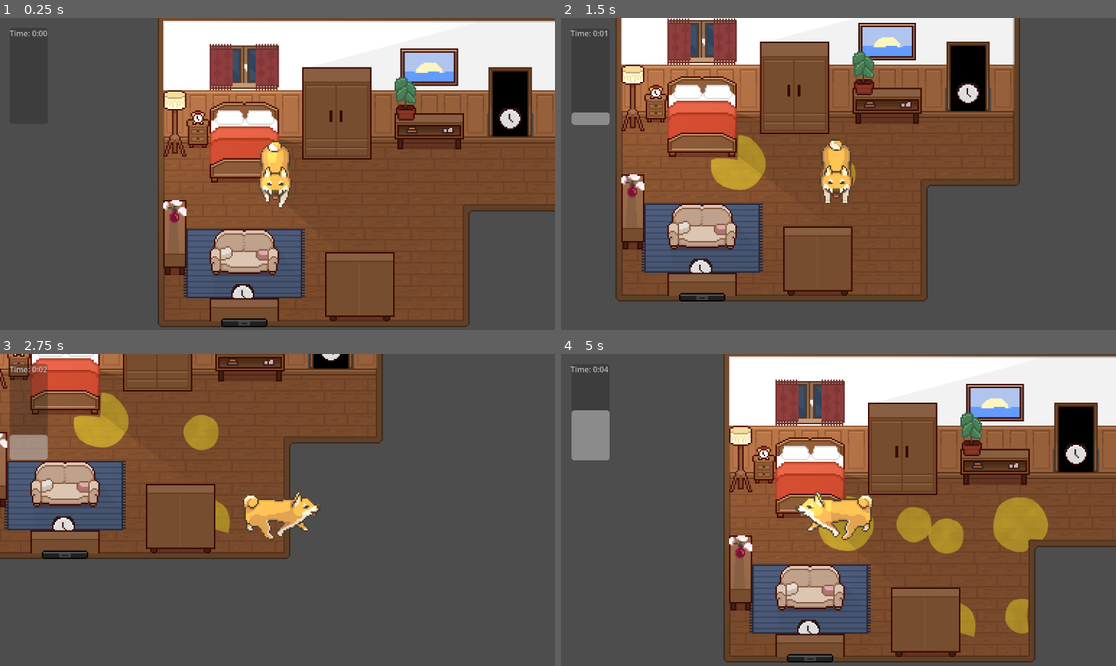
Above: before the commit, frames 1-4 (two rows, left to right).
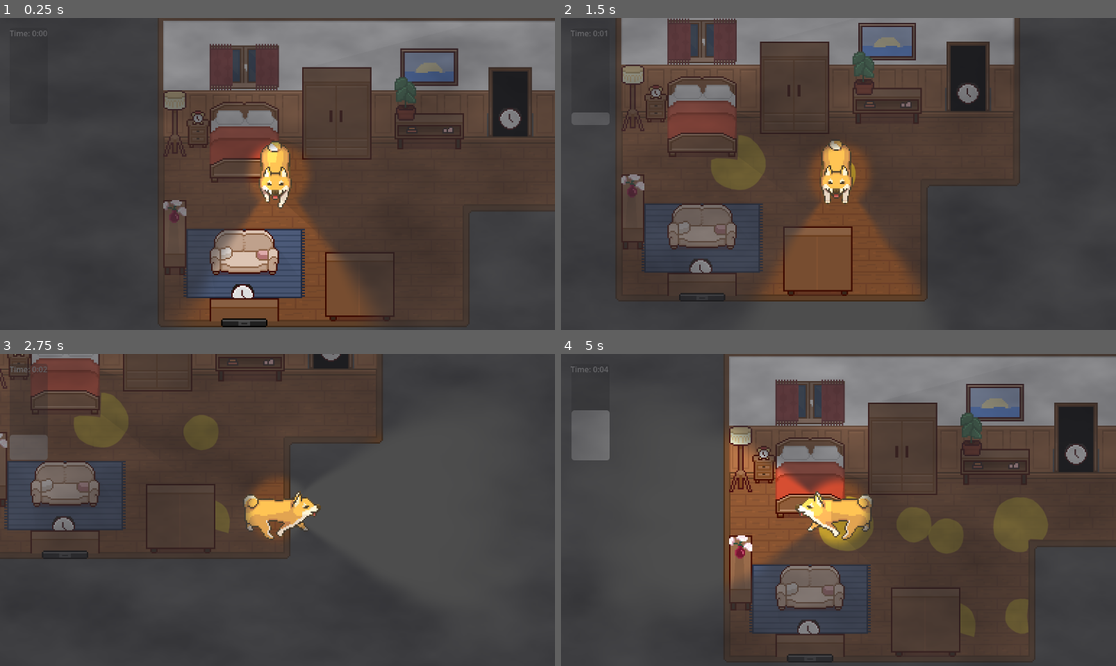
Above: after the commit, the same moments.

Repository: ethantheb/jammers
Game: Godot game, scene res://scenes/bedroom.tscn
Two runs of this game, one before a commit and one after it. Both use one fixed random seed, a clock stepped at 60 frames per second and the inputs below.
Inputs:
- Up to frame 1 (0.25 s): no input
- Up to frame 2 (1.5 s): tap Enter at 0.5 s; hold Right (ui_right) 0.53-1.28 s; hold Q 0.53-1.28 s; hold Down (ui_down) from 1.28 s (still down); tap Q at 1.35 s
- Up to frame 3 (2.75 s): release Down (ui_down) at 2.03 s; hold Right (ui_right) from 2.03 s (still down); hold Q from 2.03 s (still down)
- Up to frame 4 (5 s): release Right (ui_right) at 2.78 s; release Q at 2.78 s; hold Up (ui_up) 2.78-3.53 s; tap Q at 2.85, 4.35 s; hold Q 3.53-4.28 s; hold Left (ui_left) from 3.53 s (still down)

The runs differ from the first frame. In frame 1, 52% of the frame differs, in the area x 1-100%, y 0-99%; in frame 2, 49%; in frame 3, 35%; in frame 4, 55%.

Commit message:
feat(levels): wire fog overlay into bedroom kitchen and test level

Diff:
--- a/scenes/bedroom.tscn
+++ b/scenes/bedroom.tscn
@@ -1,23 +1,24 @@
 [gd_scene format=4 uid="uid://d2ffgu2eh308e"]
 
-[ext_resource type="Texture2D" uid="uid://c387qmb71ieat" path="res://assets/light_smallDistortion.png" id="1_4wfg3"]
-[ext_resource type="AudioStream" uid="uid://cwvtjj7l6ucal" path="res://assets/bgm/Troubadeck 12 Good King.ogg" id="1_mk2nf"]
-[ext_resource type="Texture2D" uid="uid://cpdcm5swaciky" path="res://assets/tilesets/pixelinterior_BA_v1.0/cabinets_BA.png" id="2_mk2nf"]
-[ext_resource type="Texture2D" uid="uid://di1hcof8mgl7s" path="res://assets/tilesets/pixelinterior_BA_v1.0/fixtures_BA.png" id="3_cixf6"]
-[ext_resource type="Texture2D" uid="uid://kkinjviu5xgu" path="res://assets/tilesets/pixelinterior_LRK_v1.1/kitchen_LRK.png" id="4_bd3ru"]
-[ext_resource type="Texture2D" uid="uid://12cmunolsy8v" path="res://assets/tilesets/pixelinterior_LRK_v1.1/livingroom_LRK.png" id="5_cs7aj"]
-[ext_resource type="Texture2D" uid="uid://btclnrphkfiue" path="res://assets/tilesets/pixelinterior_BA_v1.0/textiles_BA.png" id="6_43jao"]
-[ext_resource type="Texture2D" uid="uid://7h5e7r1c0olu" path="res://assets/tilesets/pixelinterior_BR_v1.1/beds_BR.png" id="7_qquio"]
-[ext_resource type="Texture2D" uid="uid://drrcbdmj5r76o" path="res://assets/tilesets/pixelinterior_BR_v1.1/decorations_BR.png" id="8_wlwc7"]
-[ext_resource type="Texture2D" uid="uid://cmhmc6v30phl3" path="res://assets/tilesets/pixelinterior_BR_v1.1/wardrobes_BR.png" id="9_0wemr"]
-[ext_resource type="Texture2D" uid="uid://b881wcq3dic04" path="res://assets/tilesets/pixelinterior_LRK_v1.1/cabinets_LRK.png" id="10_u8wxw"]
-[ext_resource type="Texture2D" uid="uid://dturbh06y70ef" path="res://assets/tilesets/pixelinterior_LRK_v1.1/decorations_LRK.png" id="11_ls8op"]
-[ext_resource type="Texture2D" uid="uid://da4vlv1ut5fln" path="res://assets/tilesets/pixelinterior_LRK_v1.1/doorswindowsstairs_LRK.png" id="12_qw8ek"]
-[ext_resource type="Texture2D" uid="uid://du3c1b00khu3e" path="res://assets/tilesets/pixelinterior_LRK_v1.1/floorswalls_LRK.png" id="13_qbrme"]
+[ext_resource type="Texture2D" uid="uid://c8k4d3bvfojgu" path="res://assets/light_smallDistortion.png" id="1_4wfg3"]
+[ext_resource type="AudioStream" uid="uid://b7gds3iyyjqxa" path="res://assets/bgm/Troubadeck 12 Good King.ogg" id="1_mk2nf"]
+[ext_resource type="Texture2D" uid="uid://d0g7pyywc36m4" path="res://assets/tilesets/pixelinterior_BA_v1.0/cabinets_BA.png" id="2_mk2nf"]
+[ext_resource type="Texture2D" uid="uid://cgtcw7xvdpbuk" path="res://assets/tilesets/pixelinterior_BA_v1.0/fixtures_BA.png" id="3_cixf6"]
+[ext_resource type="Texture2D" uid="uid://camf0d0ggiop4" path="res://assets/tilesets/pixelinterior_LRK_v1.1/kitchen_LRK.png" id="4_bd3ru"]
+[ext_resource type="Texture2D" uid="uid://cckl8q3jdsquw" path="res://assets/tilesets/pixelinterior_LRK_v1.1/livingroom_LRK.png" id="5_cs7aj"]
+[ext_resource type="Texture2D" uid="uid://gxptyafdm7my" path="res://assets/tilesets/pixelinterior_BA_v1.0/textiles_BA.png" id="6_43jao"]
+[ext_resource type="Texture2D" uid="uid://pubj2md3wsii" path="res://assets/tilesets/pixelinterior_BR_v1.1/beds_BR.png" id="7_qquio"]
+[ext_resource type="Texture2D" uid="uid://crkkyg1snhtjt" path="res://assets/tilesets/pixelinterior_BR_v1.1/decorations_BR.png" id="8_wlwc7"]
+[ext_resource type="Texture2D" uid="uid://blstujdmvc6pk" path="res://assets/tilesets/pixelinterior_BR_v1.1/wardrobes_BR.png" id="9_0wemr"]
+[ext_resource type="Texture2D" uid="uid://dqnugjnea781i" path="res://assets/tilesets/pixelinterior_LRK_v1.1/cabinets_LRK.png" id="10_u8wxw"]
+[ext_resource type="Texture2D" uid="uid://dogcsg32nrsli" path="res://assets/tilesets/pixelinterior_LRK_v1.1/decorations_LRK.png" id="11_ls8op"]
+[ext_resource type="Texture2D" uid="uid://rkl1d40urka8" path="res://assets/tilesets/pixelinterior_LRK_v1.1/doorswindowsstairs_LRK.png" id="12_qw8ek"]
+[ext_resource type="Texture2D" uid="uid://dd81r6yulm42u" path="res://assets/tilesets/pixelinterior_LRK_v1.1/floorswalls_LRK.png" id="13_qbrme"]
 [ext_resource type="PackedScene" uid="uid://c55ktvtf07pxx" path="res://scenes/player.tscn" id="14_lyvny"]
-[ext_resource type="PackedScene" path="res://scenes/portal.tscn" id="15_port"]
+[ext_resource type="PackedScene" uid="uid://jojwr8hipdsc" path="res://scenes/portal.tscn" id="15_port"]
 [ext_resource type="Script" uid="uid://bc07ro077afnp" path="res://scripts/interactable_bed.gd" id="16_cixf6"]
 [ext_resource type="PackedScene" uid="uid://jr50xyaas84c" path="res://scenes/test_level.tscn" id="18_cs7aj"]
+[ext_resource type="PackedScene" path="res://scenes/fog_overlay.tscn" id="19_43jao"]
 
 [sub_resource type="OccluderPolygon2D" id="OccluderPolygon2D_xyfub"]
 polygon = PackedVector2Array(67, 147, 65, 134, 67, 117, 68, 121, 67.6471, 130.175)
@@ -8633,3 +8634,5 @@
 [node name="CollisionShape2D" type="CollisionShape2D" parent="InteractableBed" unique_id=1319908819]
 position = Vector2(60, -128)
 shape = SubResource("RectangleShape2D_mk2nf")
+
+[node name="FogOverlay" parent="." unique_id=1878265687 instance=ExtResource("19_43jao")]
--- a/scenes/kitchen.tscn
+++ b/scenes/kitchen.tscn
@@ -16,6 +16,7 @@
 [ext_resource type="PackedScene" uid="uid://c55ktvtf07pxx" path="res://scenes/player.tscn" id="14_vu36g"]
 [ext_resource type="Texture2D" uid="uid://c8k4d3bvfojgu" path="res://assets/light_smallDistortion.png" id="15_88wuv"]
 [ext_resource type="Script" uid="uid://bcrfdme51tmcf" path="res://scripts/slop_puddle.gd" id="15_ikg1h"]
+[ext_resource type="PackedScene" path="res://scenes/fog_overlay.tscn" id="16_fog"]
 
 [sub_resource type="TileSetAtlasSource" id="TileSetAtlasSource_fw01"]
 texture = ExtResource("1_fwlk")
@@ -9061,3 +9062,5 @@
 scale = Vector2(1.35, 3.35)
 color = Color(1.540184e-06, 0.7922602, 0.8412298, 0.2)
 polygon = PackedVector2Array(-10, -10, -3.7037048, -13.134327, 3.703701, -20.597012, 8.148148, -18.507462, 10, -10, 24. …(213 unchanged characters)…
+
+[node name="FogOverlay" parent="." instance=ExtResource("16_fog")]
--- a/scenes/test_level.tscn
+++ b/scenes/test_level.tscn
@@ -3,6 +3,8 @@
 [ext_resource type="Texture2D" uid="uid://12ws4fi4lt01" path="res://assets/images/brackeys_bg.png" id="1_bg"]
 [ext_resource type="PackedScene" uid="uid://jojwr8hipdsc" path="res://scenes/portal.tscn" id="2_port"]
 [ext_resource type="PackedScene" path="res://scenes/alarm_guy.tscn" id="3_alarm"]
+[ext_resource type="PackedScene" path="res://scenes/fog_overlay.tscn" id="4_x4b8f"]
+[ext_resource type="PackedScene" uid="uid://c55ktvtf07pxx" path="res://scenes/player.tscn" id="5_tmr53"]
 
 [sub_resource type="RectangleShape2D" id="RectangleShape2D_left"]
 size = Vector2(20, 4096)
@@ -58,3 +60,8 @@
 
 [node name="AlarmGuy" parent="AboveFloor" instance=ExtResource("3_alarm")]
 position = Vector2(0, -1800)
+
+[node name="FogOverlay" parent="." unique_id=697002474 instance=ExtResource("4_x4b8f")]
+
+[node name="Player" parent="." unique_id=191629362 instance=ExtResource("5_tmr53")]
+position = Vector2(0, -1912)
